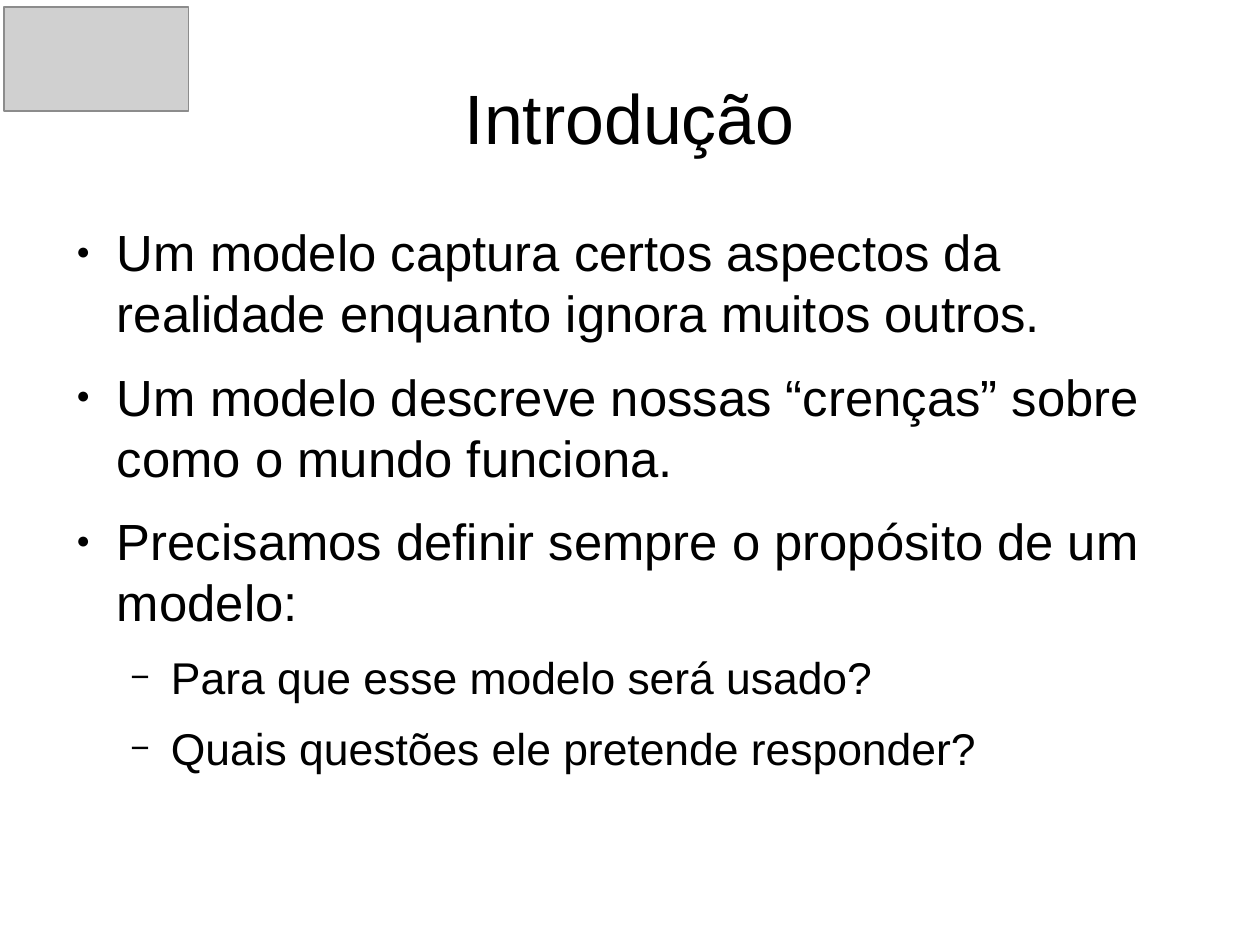
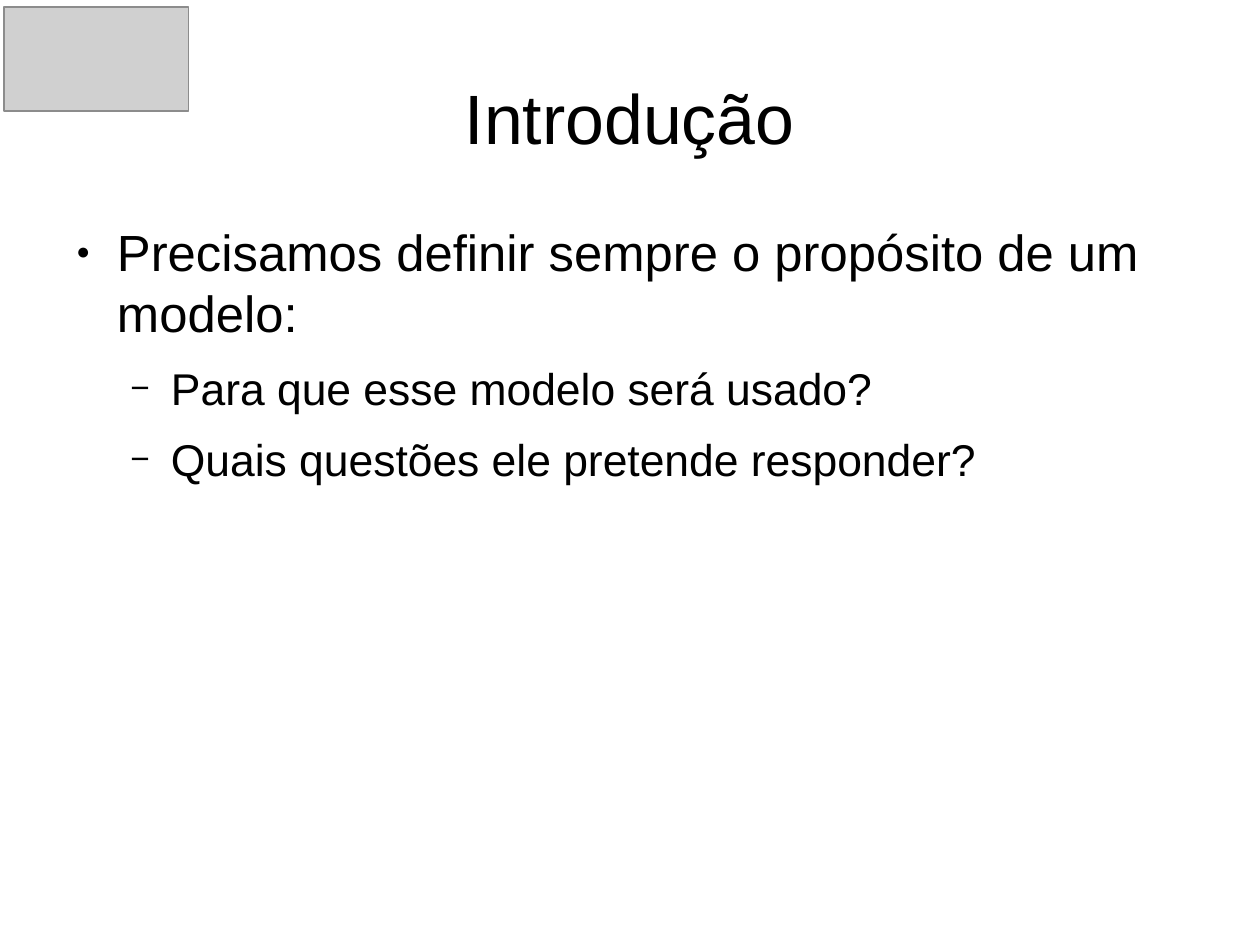
Before and after one commit to alexbprr/agent_modelling, a slide deck: slide 4 of Apresentacao_Marluvas/Marluvas_apresentacao_v2.odp. Drawn at 1260x945 pixels with LibreOffice and Linux fonts; fonts in the diff are those of the drawing; grey boxes stand for pictures. Boxes give left, top, right and bottom in pixels: in the first picture for what was removed or moved away, otherwise in the second. Text is boxed around its words. In the diff, an @@ line names an element or a change of style, - is before the commit and + after.

```diff
--- a/Apresentacao_Marluvas/Marluvas_apresentacao_v2.odp
+++ b/Apresentacao_Marluvas/Marluvas_apresentacao_v2.odp
@@ text at <box>117,234,1139,478</box>: paragraphs removed @@
-● Um modelo captura certos aspectos da realidade enquanto ignora muitos outros.
-● Um modelo descreve nossas “crenças” sobre como o mundo funciona.
```
Also in this commit, not shown: 14 other slides changed, 1 slide added, 1 slide removed.
